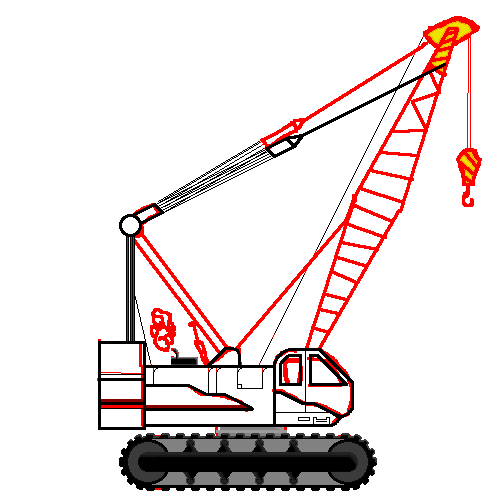
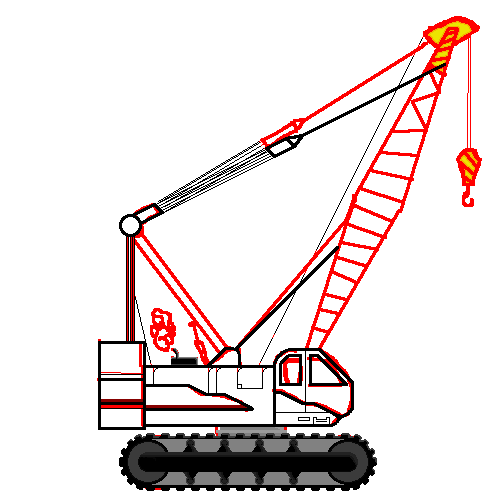
Comparing the layer stacks of the two (500, 500) images. Changes:
painted on "Vajrar_V" over (x1=235, y1=246, x2=339, y2=349)
